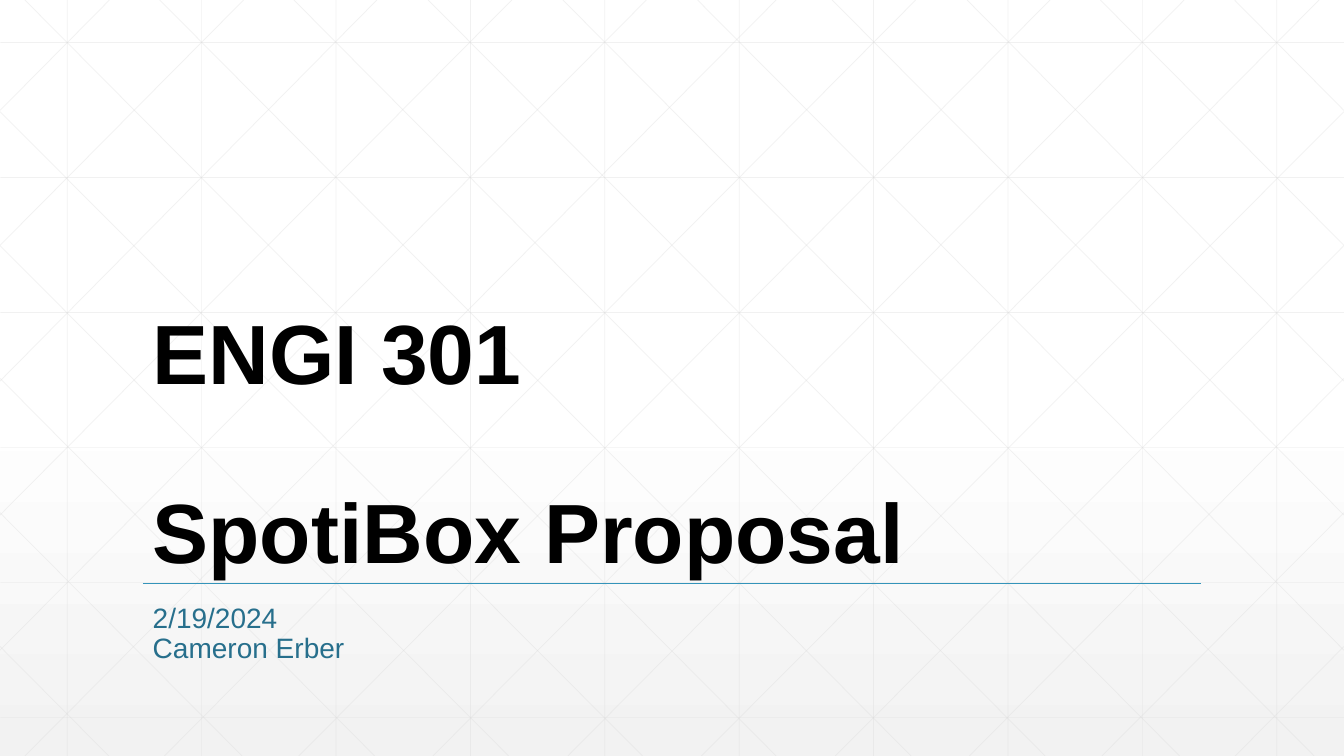
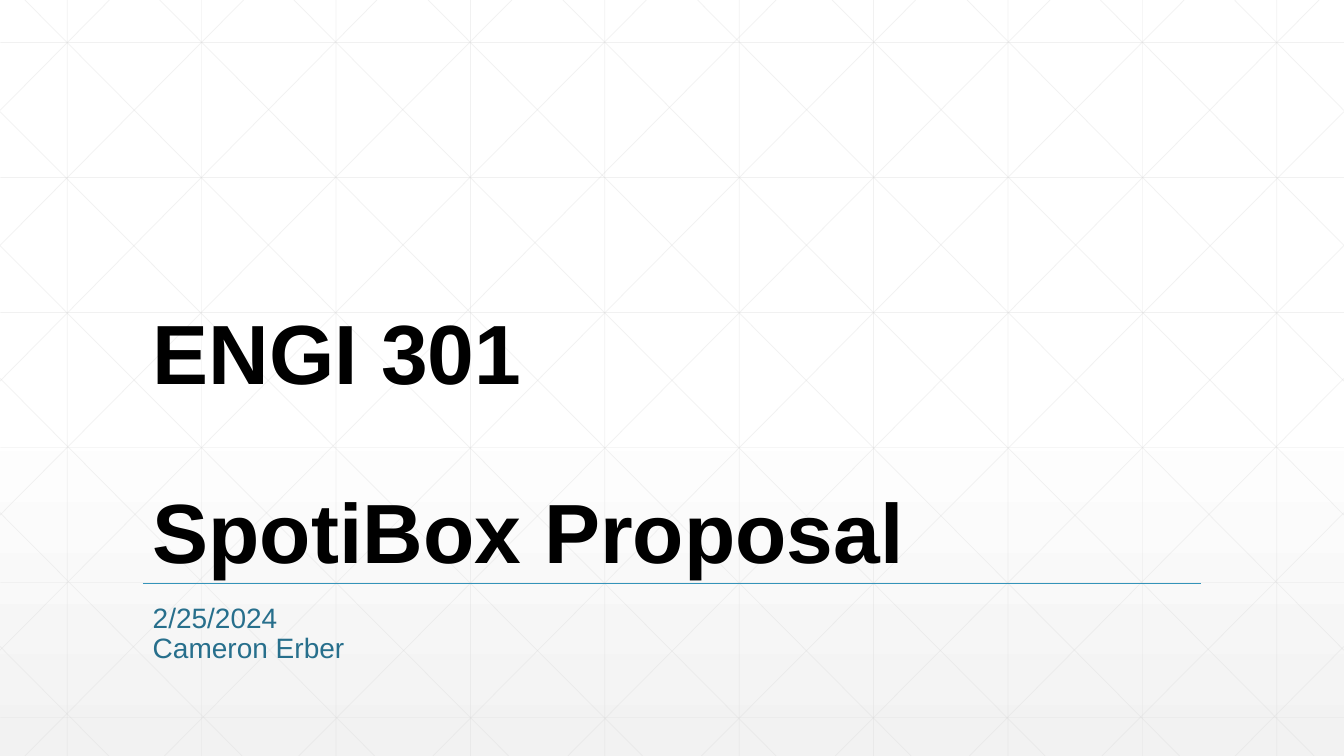
Before and after one commit to cze1rice/ENGI301, a slide deck: slide 1 of project_01/docs/Erber_ENGI301_project_01_proposal.pptx. Drawn at 1344x756 pixels with LibreOffice and Linux fonts; fonts in the diff are those of the drawing. Boxes give left, top, right and bottom in pixels: in the first picture for what was removed or moved away, otherwise in the second. Text is boxed around its words. In the diff, an @@ line names an element or a change of style, - is before the commit and + after.

Commit message:
Update Erber_ENGI301_project_01_proposal.pptx
Updated parts list for project proposal

```diff
--- a/project_01/docs/Erber_ENGI301_project_01_proposal.pptx
+++ b/project_01/docs/Erber_ENGI301_project_01_proposal.pptx
@@ subtitle at (153,607,278,629): text changed @@
-2/19/2024
+2/25/2024
```
Also in this commit, not shown: 1 other slide changed.
